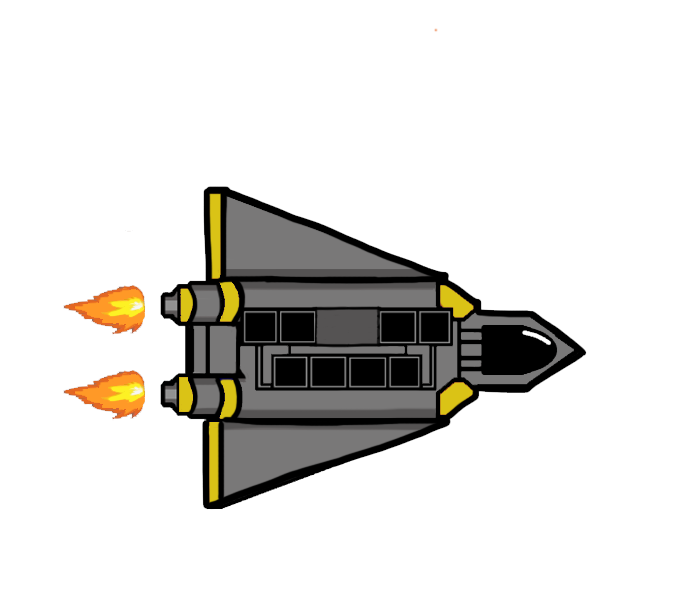
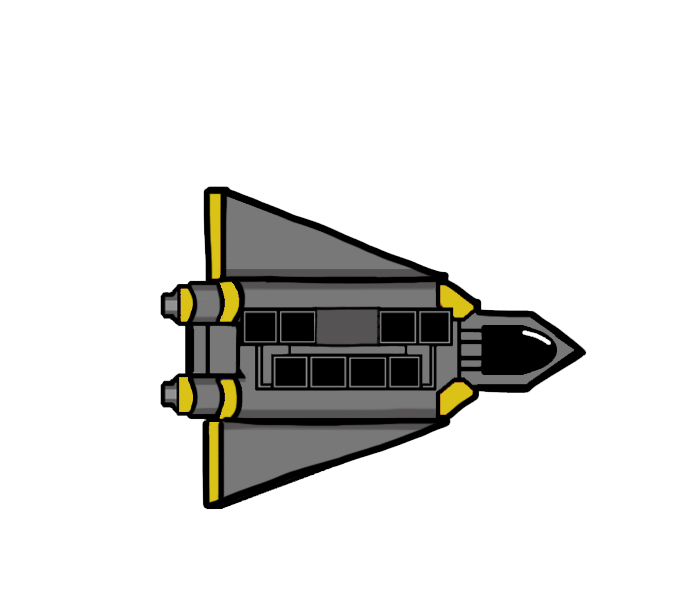
Before/after of a (700, 600) layered artwork. What changed in the layer stack:
hid "eld 1.1" over (63, 230, 146, 336)
hid "eld 1" over (63, 28, 438, 421)
